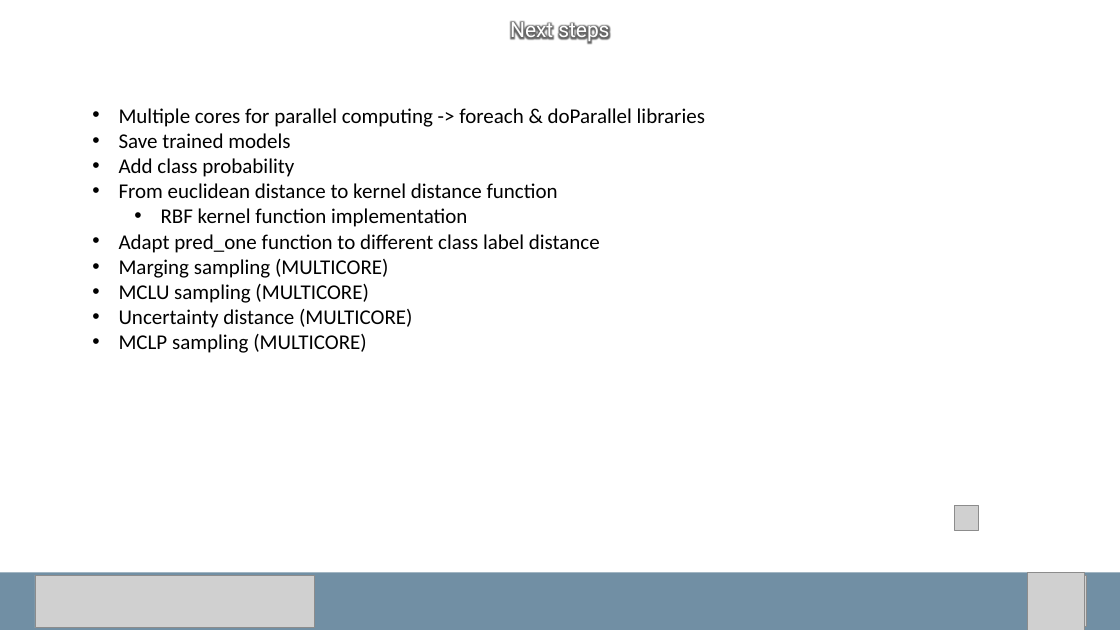
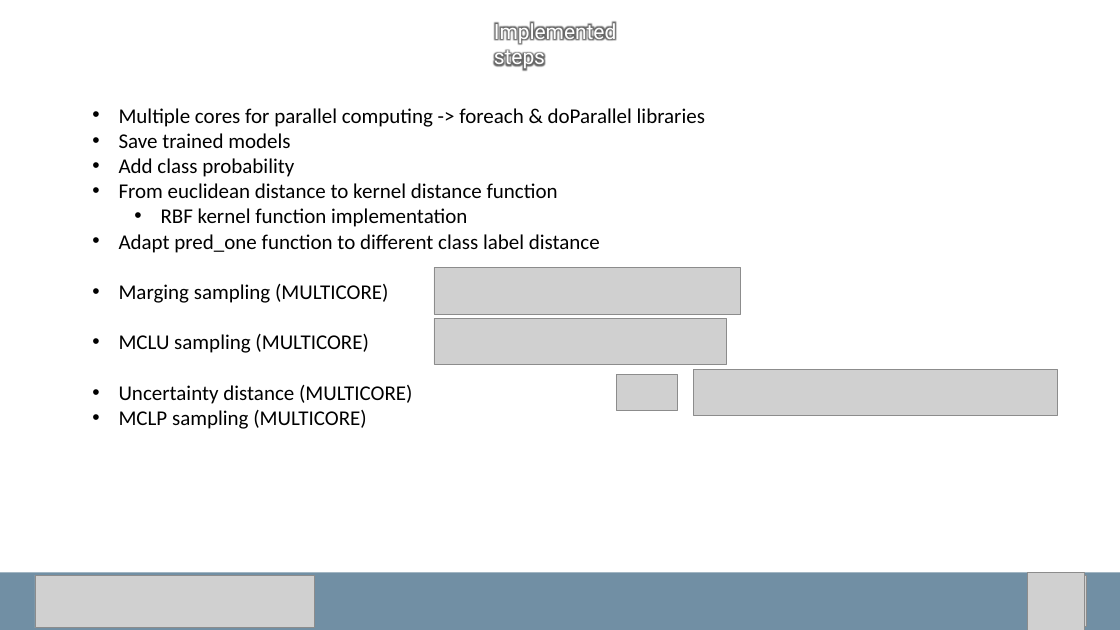
Before and after one commit to carls31/active-learning-virtual-SVM, a slide deck: slide 7 of presentation_CARLASSARA_10601118.pptx. Drawn at 1120x630 pixels with LibreOffice and Linux fonts; fonts in the diff are those of the drawing; grey boxes stand for pictures. Boxes give left, top, right and bottom in pixels: in the first picture for what was removed or moved away, otherwise in the second. Text is boxed around its words. In the diff, an @@ line names an element or a change of style, - is before the commit and + after.

```diff
--- a/presentation_CARLASSARA_10601118.pptx
+++ b/presentation_CARLASSARA_10601118.pptx
@@ text at (494,21,616,70): text changed @@
-Next steps
+Implemented steps
@@ text "Multiple cores for parallel computing ..." rewrapped from (119,108,705,353) to (119,108,705,429) @@
@@ picture added at (434,268,741,314) @@
@@ picture added at (434,318,728,364) @@
@@ picture added at (616,375,677,411) @@
@@ picture added at (694,369,1058,416) @@
@@ picture removed at (954,506,979,530) @@
```
Also in this commit, not shown: 2 other slides changed.
